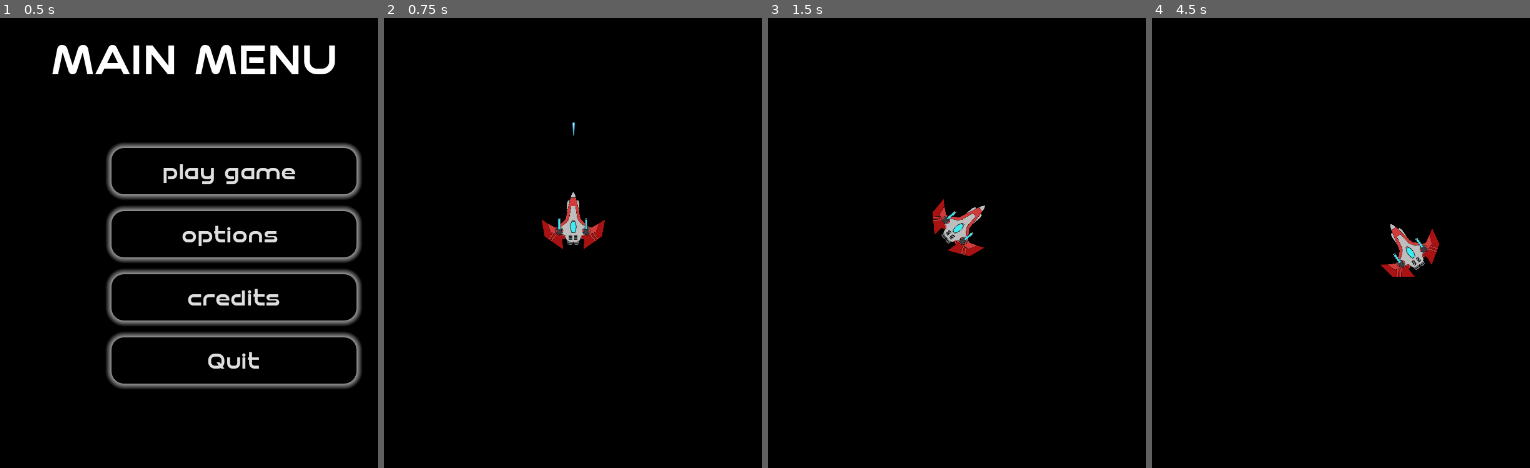
Above: before the commit, frames 1-4 (left to right).
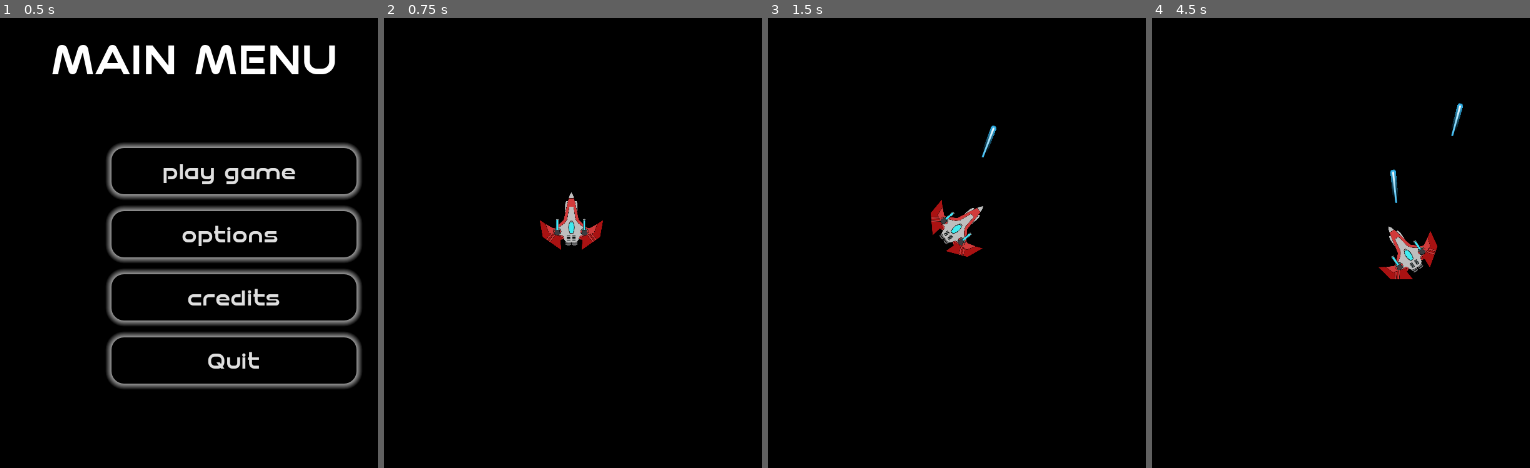
Above: after the commit, the same moments.

Repository: krish-rRay23/Basic_Space_game_Project_Nexus
Game: Godot game, scene res://scenes/main-menu.tscn
Two runs of this game, one before a commit and one after it. Both use one fixed random seed, a clock stepped at 60 frames per second and the inputs below. Video files are missing from this copy of the repository; at most half a second of black plays in their place.
Inputs:
- Up to frame 1 (0.5 s): no input
- Up to frame 2 (0.75 s): click "play game" at 0.5 s
- Up to frame 3 (1.5 s): tap Enter at 1.25 s; hold D (rotate_right) from 1.28 s (still down); tap Space (shoot) at 1.35 s
- Up to frame 4 (4.5 s): release D (rotate_right) at 2.03 s; hold S (move_down) 2.03-2.78 s; tap Space (shoot) every 0.75 s from 2.1 to 4.35 s; hold D (rotate_right) 2.78-3.53 s; hold W (move_up) 3.53-4.28 s; hold A (rotate_left) from 4.28 s (still down)

Frame 1 is identical in both runs. In frame 2, 0.7% of the frame differs, in the area x 41-59%, y 23-52%; in frame 3, 0.7%; in frame 4, 1.0%, in the area x 59-83%, y 18-58%.

Commit message:
updated

Diff:
--- a/Endless_Survivor_Space_Combat/project.godot
+++ b/Endless_Survivor_Space_Combat/project.godot
@@ -53,6 +53,13 @@
 ]
 }
 
+[layer_names]
+
+2d_physics/layer_1="world"
+2d_physics/layer_2="player"
+2d_physics/layer_3="planets"
+2d_physics/layer_4="laser"
+
 [rendering]
 
 renderer/rendering_method="mobile"
--- a/Endless_Survivor_Space_Combat/scenes/game.tscn
+++ b/Endless_Survivor_Space_Combat/scenes/game.tscn
@@ -1,13 +1,12 @@
-[gd_scene load_steps=2 format=3 uid="uid://digpfs1fgn37p"]
+[gd_scene load_steps=3 format=3 uid="uid://digpfs1fgn37p"]
 
-[ext_resource type="Texture2D" uid="uid://cncbcrd153gxu" path="res://Assets/Sprites/icon.svg" id="1_cgjok"]
+[ext_resource type="Script" path="res://src/game.gd" id="1_y1v7m"]
+[ext_resource type="PackedScene" uid="uid://bi2h0qxe4yd16" path="res://scenes/player.tscn" id="2_f0jlo"]
 
-[node name="Node2D" type="Node2D"]
+[node name="Game" type="Node2D"]
+script = ExtResource("1_y1v7m")
 
-[node name="Sprite2D" type="Sprite2D" parent="."]
+[node name="Player" parent="." instance=ExtResource("2_f0jlo")]
+position = Vector2(588, 338)
 
-[node name="Camera2D" type="Camera2D" parent="."]
-
-[node name="Icon" type="Sprite2D" parent="."]
-position = Vector2(3, 0)
-texture = ExtResource("1_cgjok")
+[node name="Lasers" type="Node2D" parent="."]
--- a/Endless_Survivor_Space_Combat/scenes/laser.tscn
+++ b/Endless_Survivor_Space_Combat/scenes/laser.tscn
@@ -8,6 +8,8 @@
 height = 54.0
 
 [node name="Laser" type="Area2D"]
+collision_layer = 8
+collision_mask = 5
 script = ExtResource("1_epp4b")
 
 [node name="Sprite2D" type="Sprite2D" parent="."]
--- a/Endless_Survivor_Space_Combat/scenes/player.tscn
+++ b/Endless_Survivor_Space_Combat/scenes/player.tscn
@@ -1,8 +1,7 @@
-[gd_scene load_steps=5 format=3 uid="uid://bi2h0qxe4yd16"]
+[gd_scene load_steps=4 format=3 uid="uid://bi2h0qxe4yd16"]
 
 [ext_resource type="Script" path="res://src/player.gd" id="1_18i4w"]
 [ext_resource type="Texture2D" uid="uid://dlf0w2cxqs72q" path="res://Assets/Sprites/Layer 1.png" id="2_2iqo0"]
-[ext_resource type="PackedScene" uid="uid://tcxf2uc3xey5" path="res://scenes/laser.tscn" id="3_2i8i2"]
 
 [sub_resource type="CircleShape2D" id="CircleShape2D_881qa"]
 radius = 107.28
@@ -10,6 +9,8 @@
 [node name="Player" type="CharacterBody2D"]
 position = Vector2(591, 337)
 scale = Vector2(0.4, 0.4)
+collision_layer = 3
+collision_mask = 5
 script = ExtResource("1_18i4w")
 
 [node name="Sprite2D" type="Sprite2D" parent="."]
@@ -21,5 +22,5 @@
 position = Vector2(2, -21)
 shape = SubResource("CircleShape2D_881qa")
 
-[node name="Laser" parent="." instance=ExtResource("3_2i8i2")]
-position = Vector2(4.99994, -162.5)
+[node name="Muzzle" type="Node2D" parent="."]
+position = Vector2(2.5, -160)
--- /dev/null
+++ b/Endless_Survivor_Space_Combat/src/game.gd
@@ -0,0 +1,9 @@
+extends Node2D
+
+@onready var lasers = $Lasers
+@onready var player = $Player
+
+func _ready():
+	player.connect("laser_shot", _on_player_laser_shot )
+func _on_player_laser_shot(laser):
+	lasers.add_child(laser)
--- a/Endless_Survivor_Space_Combat/src/laser.gd
+++ b/Endless_Survivor_Space_Combat/src/laser.gd
@@ -5,8 +5,5 @@
 
 func _physics_process(delta):
 	global_position += movement_vector.rotated(rotation) * speed * delta
-
-
-
 func _on_visible_on_screen_notifier_2d_screen_exited():
 	queue_free()
--- a/Endless_Survivor_Space_Combat/src/main-menu.gd
+++ b/Endless_Survivor_Space_Combat/src/main-menu.gd
@@ -2,7 +2,7 @@
 
 
 func _on_play_game_pressed():
-	get_tree().change_scene_to_file("res://scenes/player.tscn")
+	get_tree().change_scene_to_file("res://scenes/game.tscn")
 
 
 func _on_options_pressed():
--- a/Endless_Survivor_Space_Combat/src/player.gd
+++ b/Endless_Survivor_Space_Combat/src/player.gd
@@ -1,8 +1,13 @@
 extends CharacterBody2D
 
+signal laser_shot(laser)
 @export var acceleration := 10.0
 @export var max_speed := 350.0
 @export var rotation_speed := 250.0
+
+@onready var muzzle = $Muzzle
+
+var laser_scene = preload("res://scenes/laser.tscn")
 
 func _physics_process(delta):
 	var input_vecor = Vector2(0,Input.get_axis("move_up","move_down"))
@@ -29,3 +34,12 @@
 		global_position.x = screen_size.x
 	elif global_position.x > screen_size.x:
 		global_position.x = 0
+
+func _process(delta):
+	if Input.is_action_just_pressed("shoot"):
+		shoot_laser()
+func shoot_laser():
+	var l = laser_scene.instantiate()
+	l.global_position = muzzle.global_position
+	l.rotation = rotation
+	emit_signal("laser_shot",l)
Not shown: 1 places in Endless_Survivor_Space_Combat/scenes/options_menu.tscn that only renumber resources
